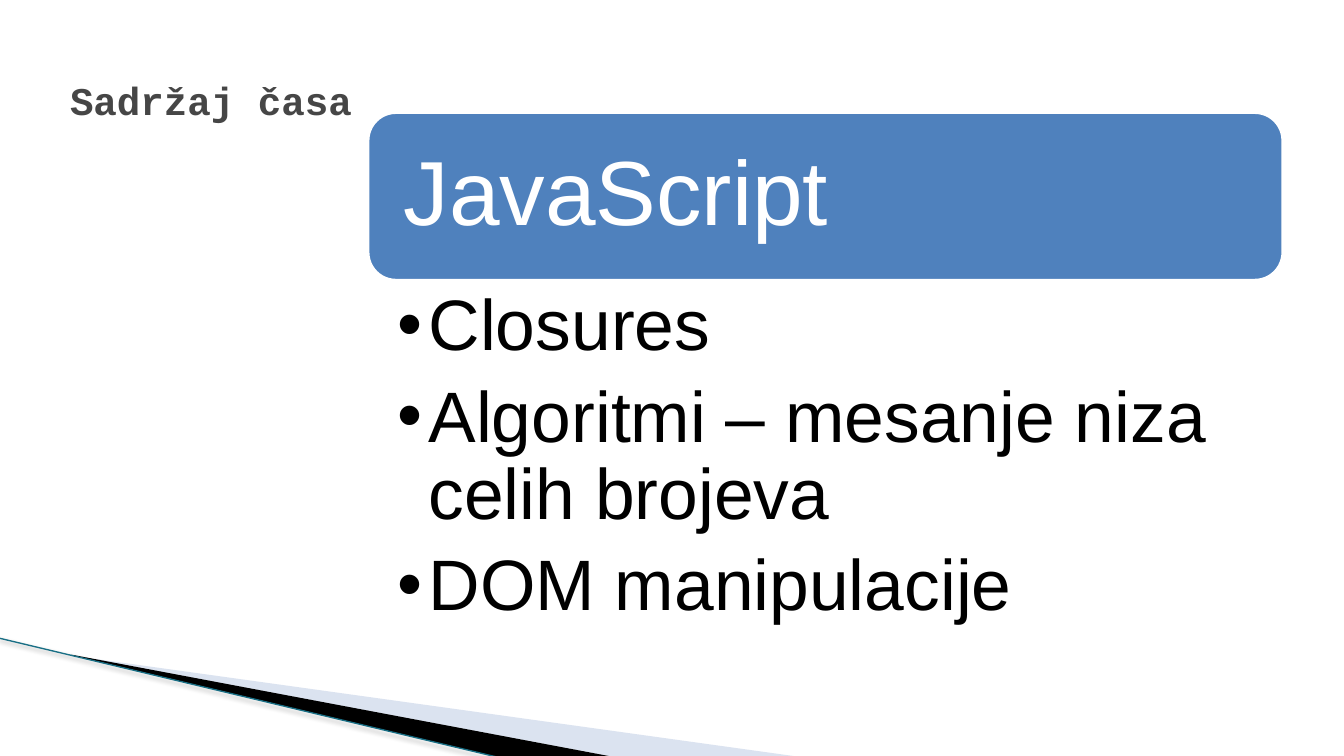
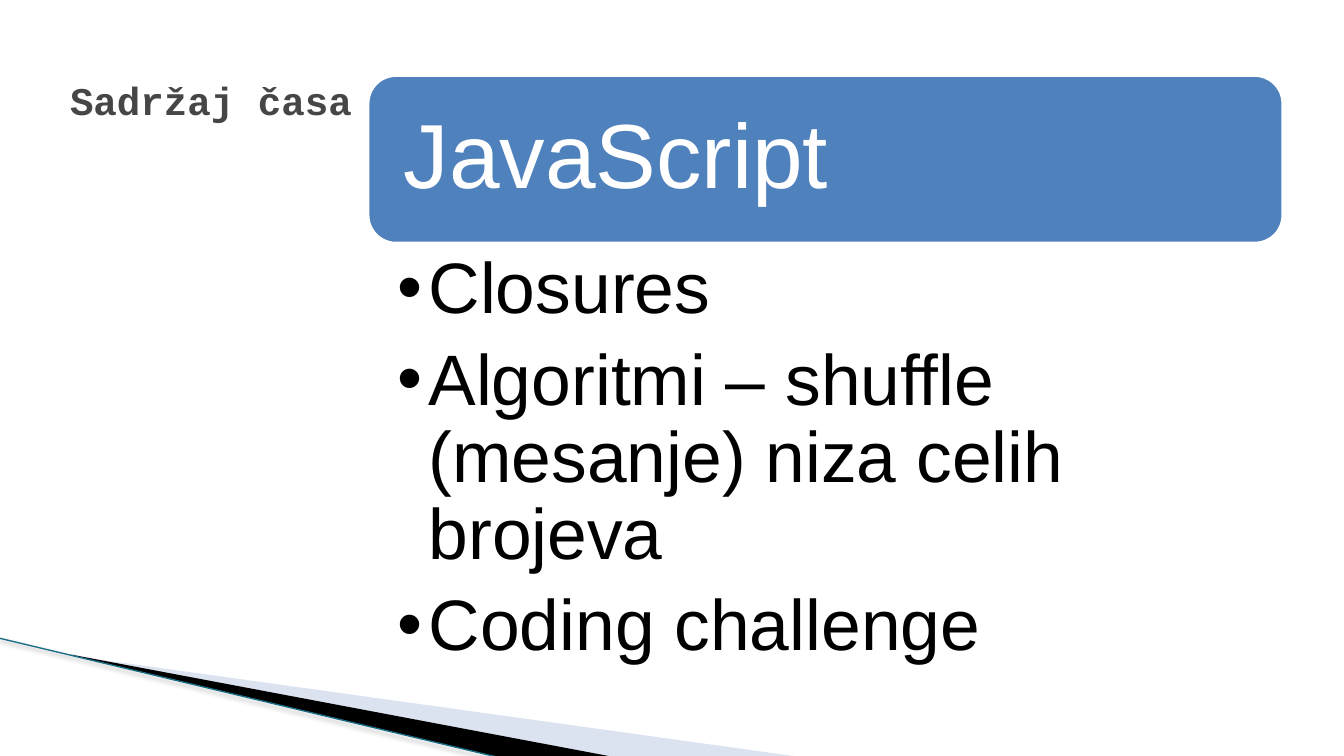
Before and after one commit to todalexcode/kurs-front-end, a slide deck: slide 2 of sesija-16/PPT/Front-End Developer-16.pptx. Drawn at 1344x756 pixels with LibreOffice and Linux fonts; fonts in the diff are those of the drawing; background and template pictures are left out. Boxes give left, top, right and bottom in pixels: in the first picture for what was removed or moved away, otherwise in the second. Text is boxed around its words. In the diff, an @@ line names an element or a change of style, - is before the commit and + after.

```diff
--- a/sesija-16/PPT/Front-End Developer-16.pptx
+++ b/sesija-16/PPT/Front-End Developer-16.pptx
@@ rounded rectangle: place and size @@
-rounded rectangle at (368,113,1284,280)
+rounded rectangle at (368,76,1284,243)
@@ text "JavaScript": place and size @@
-text "JavaScript" at (404,159,829,243)
+text "JavaScript" at (404,122,829,205)
@@ text "Closures": place and size @@
-text "Closures" at (429,298,1206,624)
+text "Closures" at (429,261,1063,664)
@@ text at (429,353,1063,664): text changed @@
-  •• Algoritmi – mesanje niza celih brojeva
-  •• DOM manipulacije
+  •• Algoritmi – shuffle (mesanje) niza celih brojeva
+  •• Coding challenge
```
Also in this commit, not shown: 7 slides added, 1 other file.
